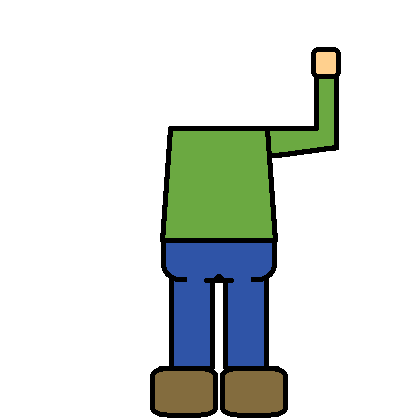
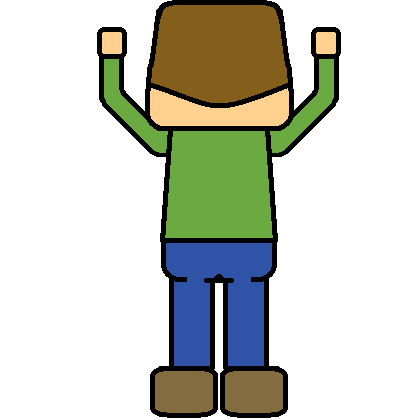
Before/after of a 420×420 layered artwork. What changed in the layer stack:
showed "Head" over (145, 0, 294, 131)
moved "Body" above "Right leg 0" over (160, 126, 278, 158)
showed "Right arm 1", moved it above "Left arm 1" over (264, 27, 341, 157)
showed "Left arm 1" over (97, 27, 174, 157)
hid "Right arm 4", painted on it over (264, 47, 341, 158)
